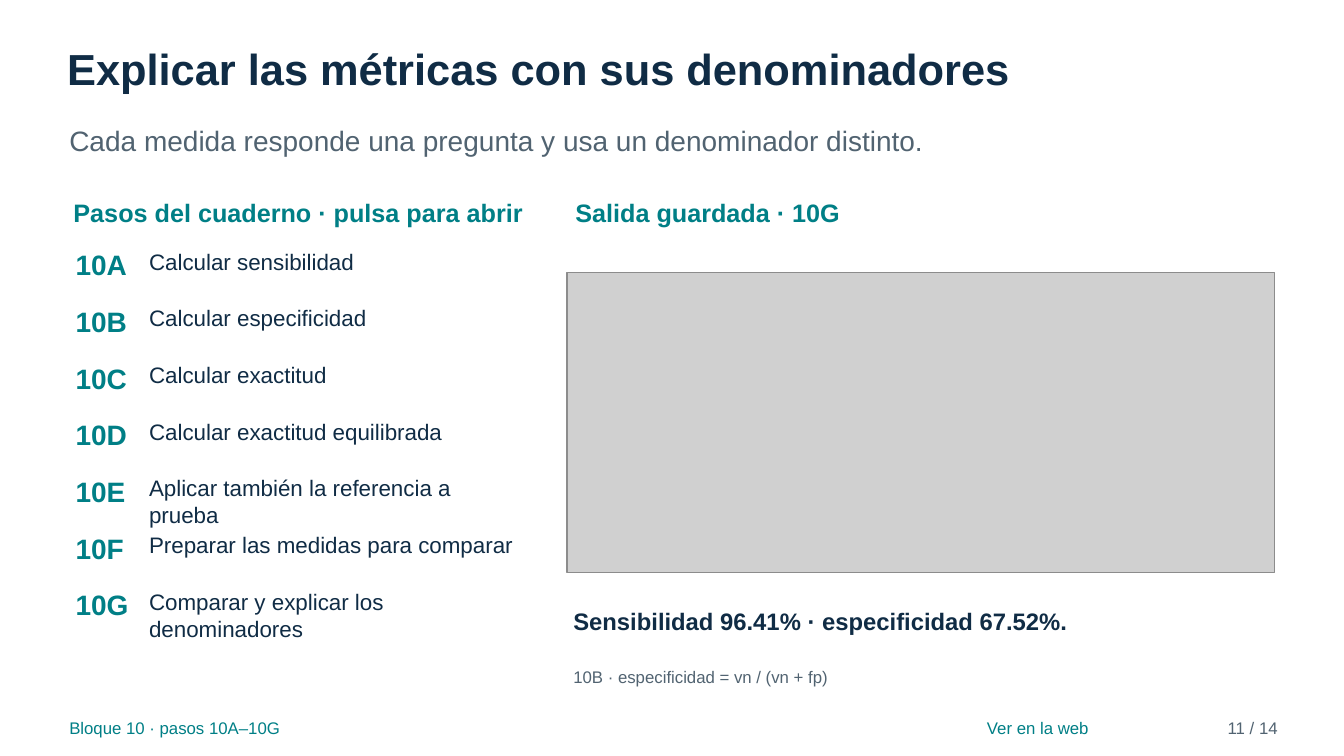
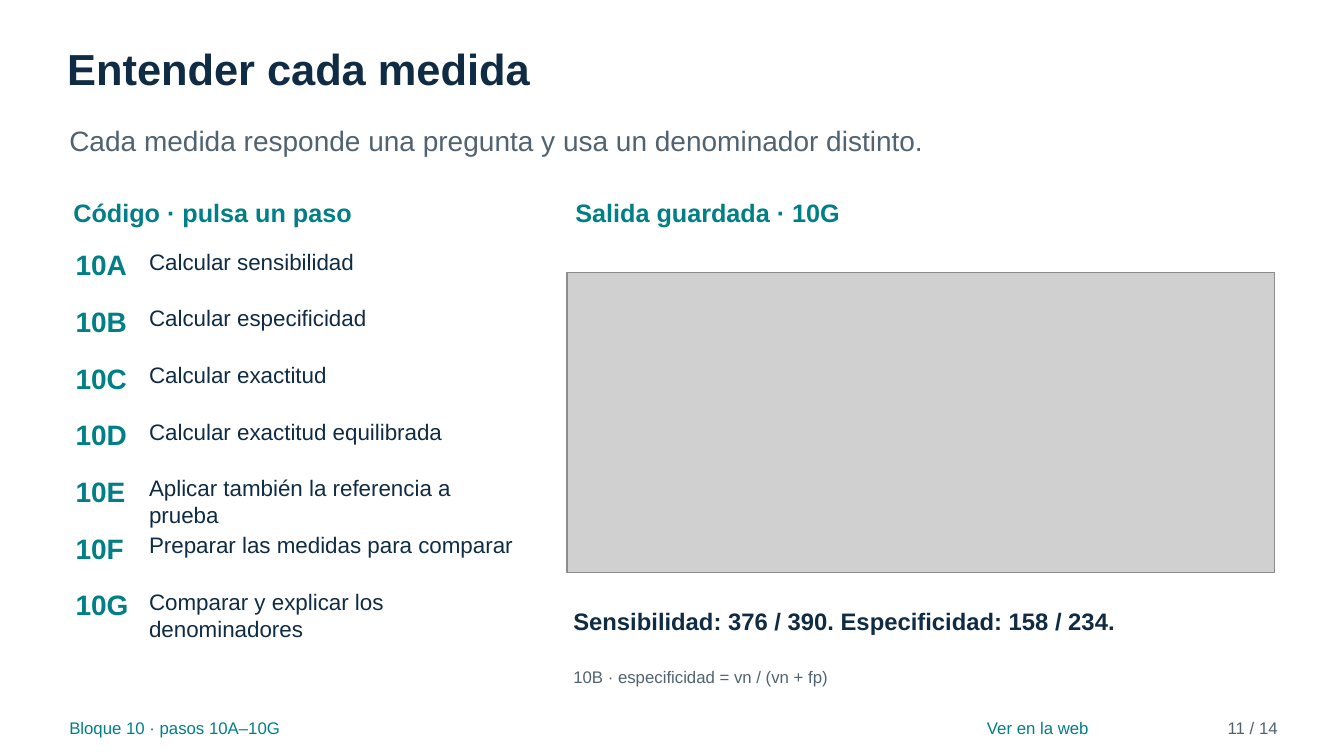
Before and after one commit to FisikMedik/taller-imagenes-medicas-python, a slide deck: slide 11 of Presentacion_modulo_ML.pptx. Drawn at 1344x756 pixels with LibreOffice and Linux fonts; fonts in the diff are those of the drawing; grey boxes stand for pictures. Boxes give left, top, right and bottom in pixels: in the first picture for what was removed or moved away, otherwise in the second. Text is boxed around its words. In the diff, an @@ line names an element or a change of style, - is before the commit and + after.

Commit message:
Explica ML paso a paso y anima el filtro 3×3
Reescribe las explicaciones junto al código, conecta píxeles, pesos y predicción, y usa botones para las demostraciones. Añade un filtro 3×3 con cálculo de cada salida. Elimina agendas y referencias internas repetidas; sincroniza cuadernos, tutorial, manuales, fuentes y presentaciones como documentación del taller realizado el 26 de noviembre a las 13:30 en Honduras.

```diff
--- a/Presentacion_modulo_ML.pptx
+++ b/Presentacion_modulo_ML.pptx
@@ text at (67,53,530,86): text changed @@
-Explicar las métricas con sus denominadores
+Entender cada medida
@@ text at (73,203,352,228): text changed @@
-Pasos del cuaderno · pulsa para abrir
+Código · pulsa un paso
@@ text at (573,612,1114,635): text changed @@
-Sensibilidad 96.41% · especificidad 67.52%.
+Sensibilidad: 376 / 390. Especificidad: 158 / 234.
```
Also in this commit, not shown: 13 other slides changed, 18 other files.
